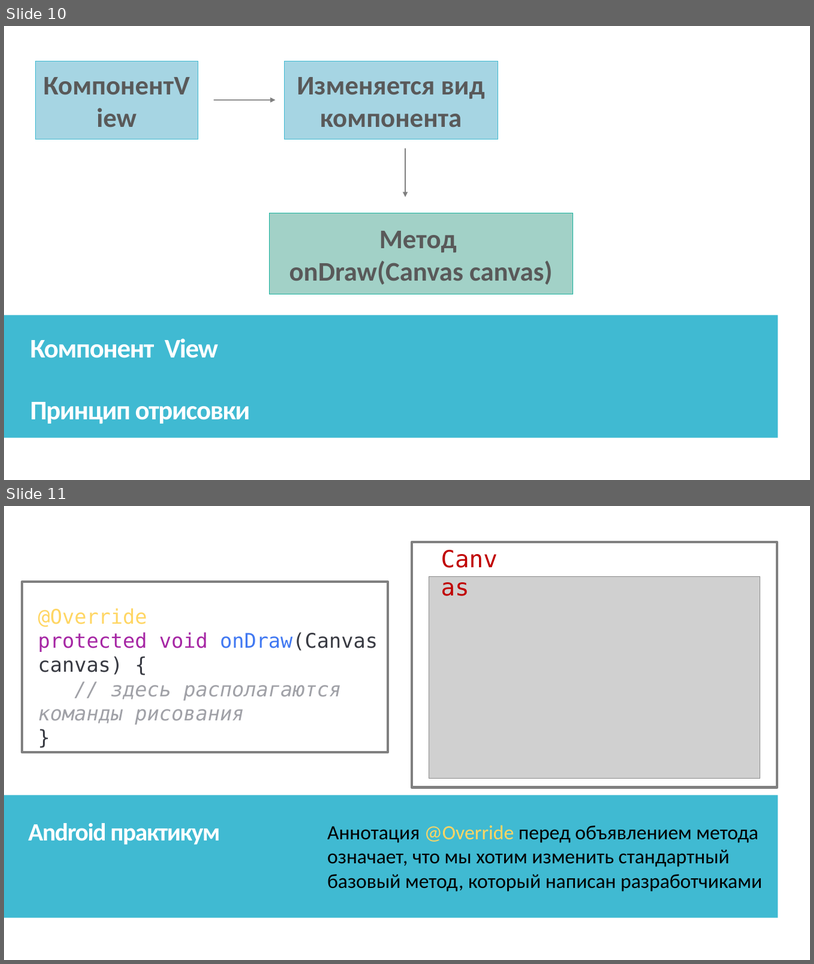
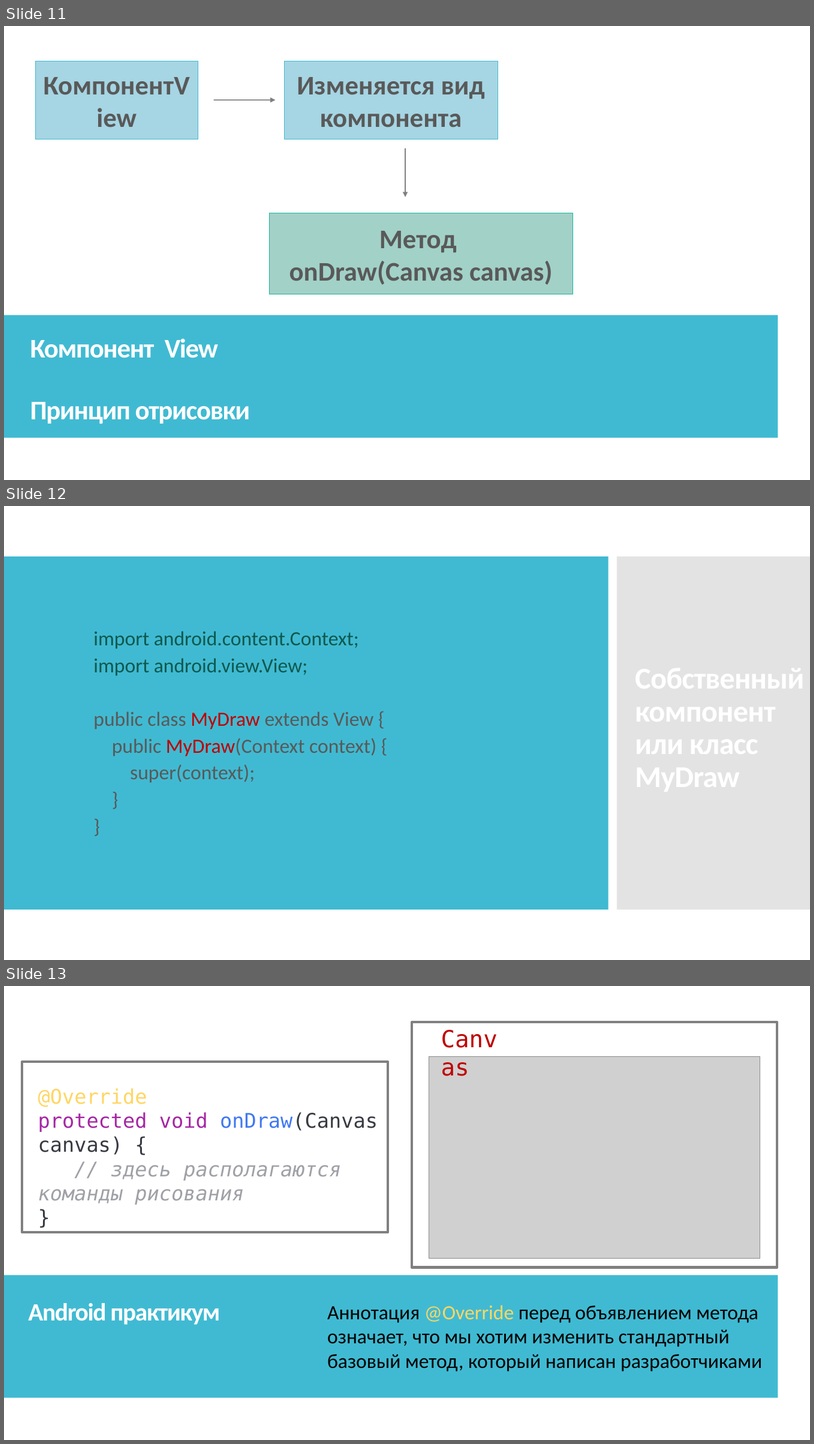
Before and after one commit to IriEfremova/LessonsCube, a slide deck: Samsung/Lesson6/Циклы в Java.pptx. Shown one above the other, each under a label of ours: slides 10 and 11 before the commit, slides 11, 12 and 13 after it. The pictures are 814x964 and 814x1444 pixels, drawn with LibreOffice and Linux fonts; fonts in the diff are those of the drawing; grey boxes stand for pictures. Boxes give left, top, right and bottom in pixels: in the first picture for what was removed or moved away, otherwise in the second. Text is boxed around its words. In the diff, an @@ line names an element or a change of style, - is before the commit and + after.

```diff
--- a/Samsung/Lesson6/Циклы в Java.pptx
+++ b/Samsung/Lesson6/Циклы в Java.pptx
@@ slide 12 added at [4, 506, 810, 960], background #FFFFFF; not listed: 2 template elements that a slide beside it also shows @@
@@ text added at [93, 631, 377, 783], 24 pt, text #595959 @@
+import android.content.Context;
+import android.view.View;
+public class MyDraw extends View {
+public MyDraw(Context context) {
+super(context);
+}
+}
@@ what was slide 10 is now slide 11 @@
@@ what was slide 11 is now slide 13 @@
```
Also in this commit, not shown: 3 slides changed, 2 other slides added, 6 other files.
